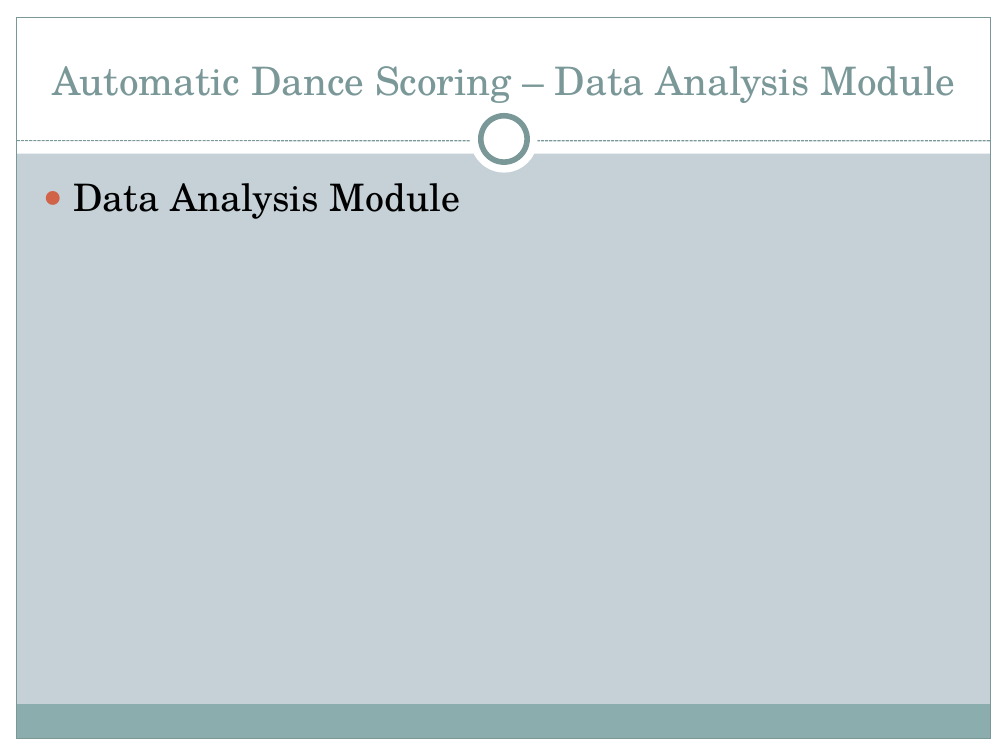
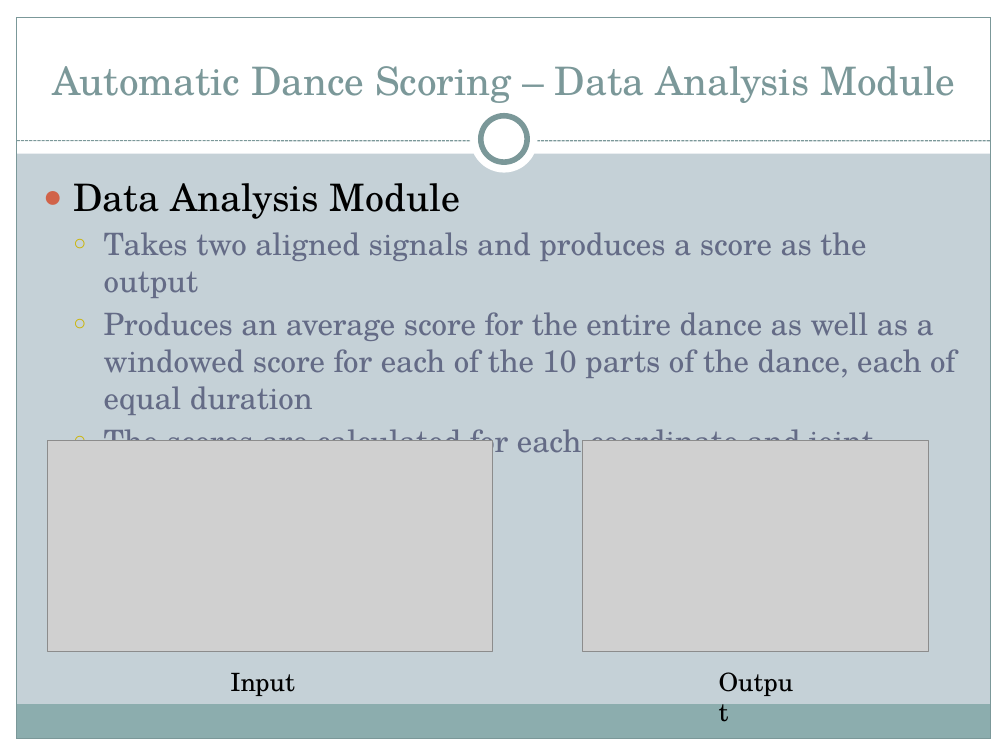
Before and after one commit to Marman1337/KinectProject, a slide deck: slide 11 of Presentation/Computerized Dance Classroom.pptx. Drawn at 1008x756 pixels with LibreOffice and Linux fonts; fonts in the diff are those of the drawing; grey boxes stand for pictures. Boxes give left, top, right and bottom in pixels: in the first picture for what was removed or moved away, otherwise in the second. Text is boxed around its words. In the diff, an @@ line names an element or a change of style, - is before the commit and + after.

```diff
--- a/Presentation/Computerized Dance Classroom.pptx
+++ b/Presentation/Computerized Dance Classroom.pptx
@@ text at [104,232,956,441]: paragraphs added @@
+  ○ Takes two aligned signals and produces a score as the output
+  ○ Produces an average score for the entire dance as well as a windowed score for each of the 10 parts of the dance, each of equal duration
+  ○ The scores are calculated for each coordinate and joint
@@ picture added at [47,442,493,652] @@
@@ picture added at [583,442,928,652] @@
@@ text added at [230,673,295,696], 18 pt, text #000000 @@
+Input
@@ text added at [709,661,811,702], 18 pt, text #000000 @@
+Output
```
Also in this commit, not shown: 3 other slides changed, 1 slide added, 3 slides removed.
